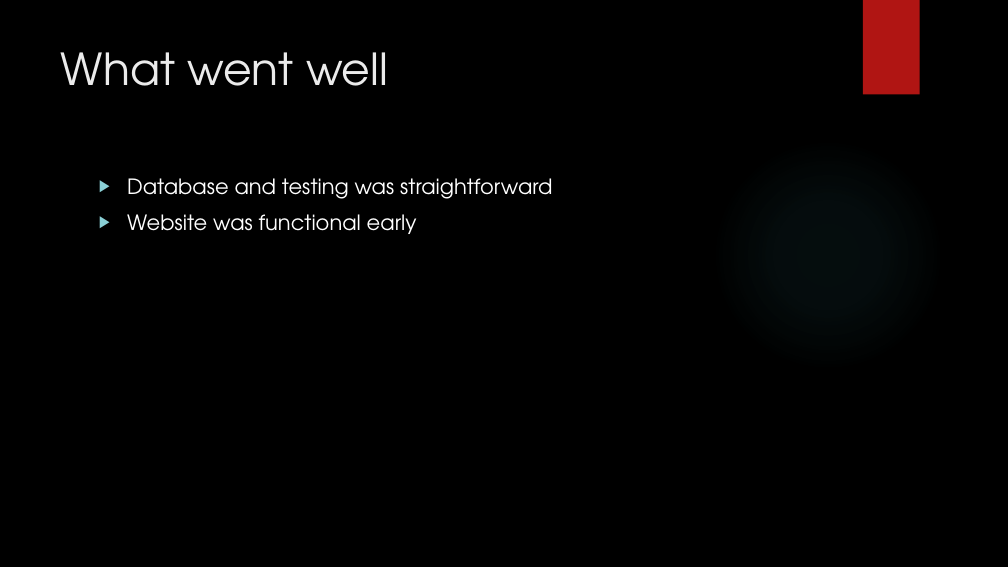
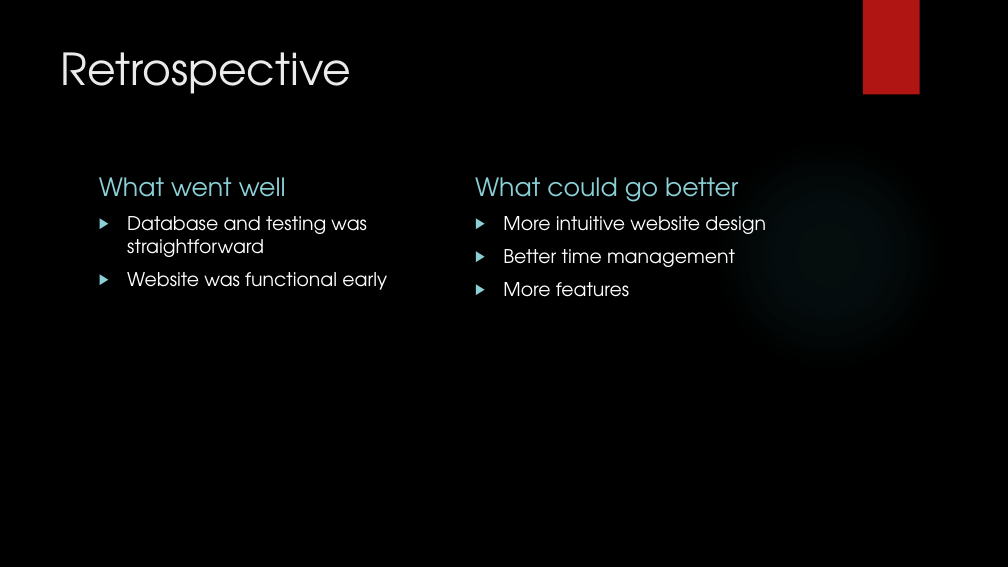
Before and after one commit to EkowTheGreat/QACstuff, a slide deck: slide 11 of SoloProj/Presentation.pptx (slide 7 before the commit). Drawn at 1008x567 pixels with LibreOffice and Linux fonts; fonts in the diff are those of the drawing; background and template pictures are left out. Boxes give left, top, right and bottom in pixels: in the first picture for what was removed or moved away, otherwise in the second. Text is boxed around its words. In the diff, an @@ line names an element or a change of style, - is before the commit and + after.

```diff
--- a/SoloProj/Presentation.pptx
+++ b/SoloProj/Presentation.pptx
@@ title at (61,52,351,94): text changed @@
-What went well
+Retrospective
@@ text added at (99,177,286,197), 24 pt, text #8AD0D6 @@
+What went well
@@ text added at (475,177,738,202), 24 pt, text #8AD0D6 @@
+What could go better
@@ text "Database and testing was straightforward": place and size @@
-text "Database and testing was straightforward" at (127,178,552,234)
+text "Database and testing was straightforward" at (127,216,387,290)
@@ text "Database and testing was straightforward" at (127,216,387,290): size 20 to 18 pt @@
@@ text added at (503,216,766,297), 18 pt, text #FFFFFF @@
+▶ More intuitive website design
+▶ Better time management
+▶ More features
```
Also in this commit, not shown: 4 other slides changed, 3 slides added, 1 slide removed.
